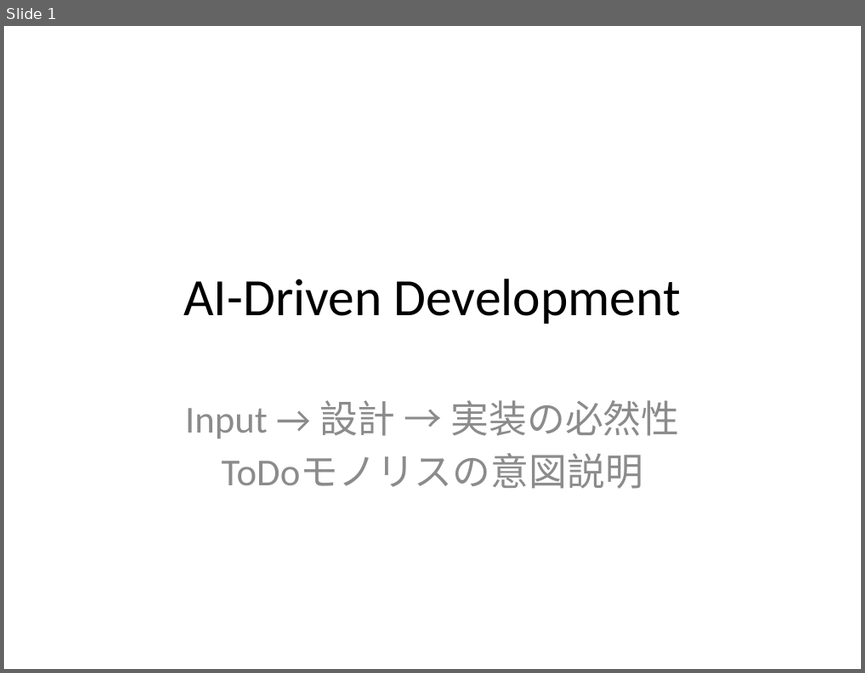
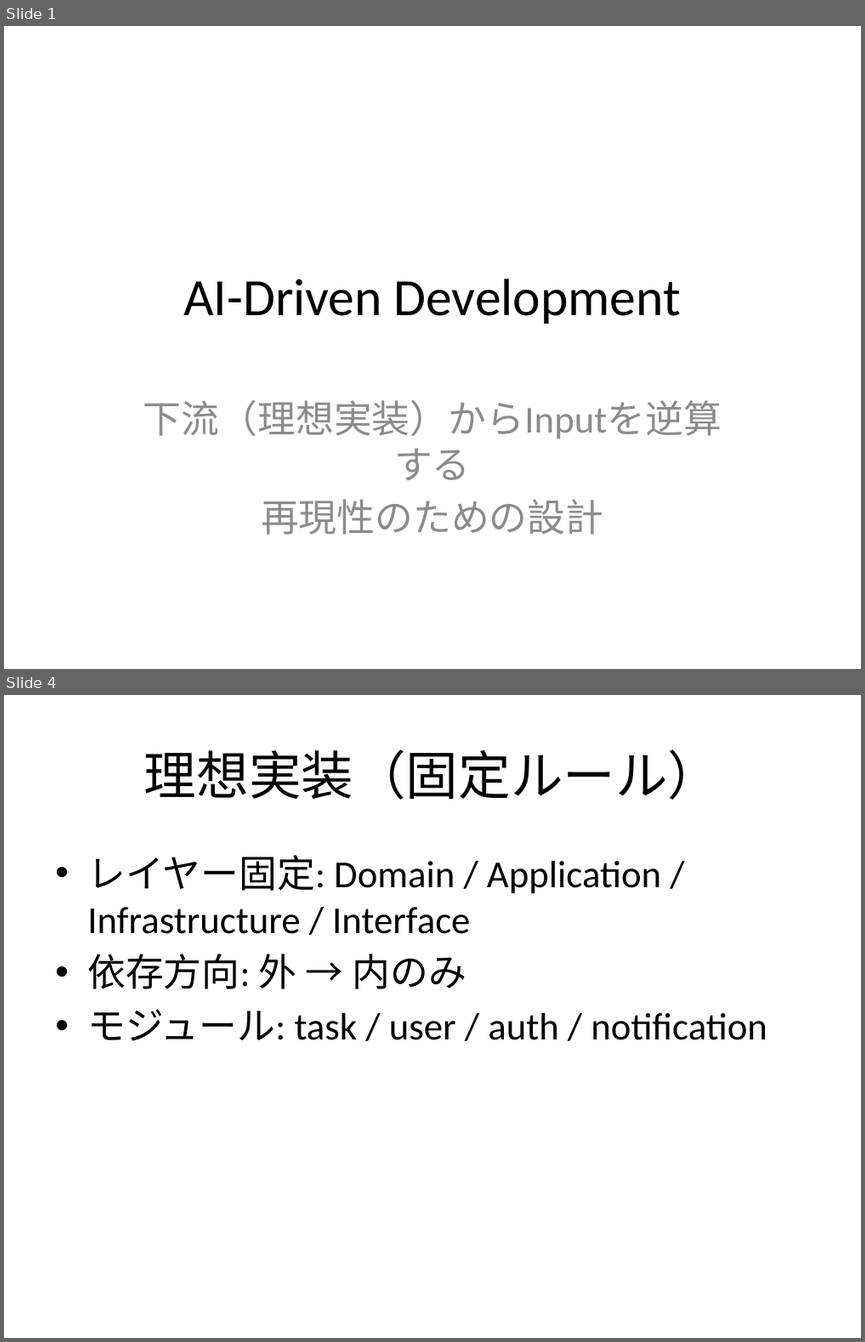
Before and after one commit to ttoaistudio/ai-driven-development, a slide deck: slides/ai-driven-development-intent.pptx. Shown one above the other, each under a label of ours: slide 1 before the commit, slides 1 and 4 after it; the slides between them are not shown. The pictures are 865x673 and 865x1342 pixels, drawn with LibreOffice and Linux fonts; fonts in the diff are those of the drawing. Boxes give left, top, right and bottom in pixels: in the first picture for what was removed or moved away, otherwise in the second. Text is boxed around its words. In the diff, an @@ line names an element or a change of style, - is before the commit and + after.

```diff
--- a/slides/ai-driven-development-intent.pptx
+++ b/slides/ai-driven-development-intent.pptx
@@ slide 4 added at (x1=4, y1=695, x2=861, y2=1338), background #FFFFFF @@
@@ title added at (x1=144, y1=749, x2=721, y2=800), 44 pt, text #000000 @@
+理想実装（固定ルール）
@@ text added at (x1=87, y1=855, x2=767, y2=1041), 32 pt, text #000000 @@
+• レイヤー固定: Domain / Application / Infrastructure / Interface
+• 依存方向: 外 → 内のみ
+• モジュール: task / user / auth / notification
@@ slide 1 changed as well @@
@@ subtitle at (x1=143, y1=400, x2=721, y2=534): text changed @@
-Input → 設計 → 実装の必然性
-ToDoモノリスの意図説明
+下流（理想実装）からInputを逆算する
+再現性のための設計
```
Also in this commit, not shown: 2 other slides changed, 5 other slides added, 6 slides removed, 5 other files.
